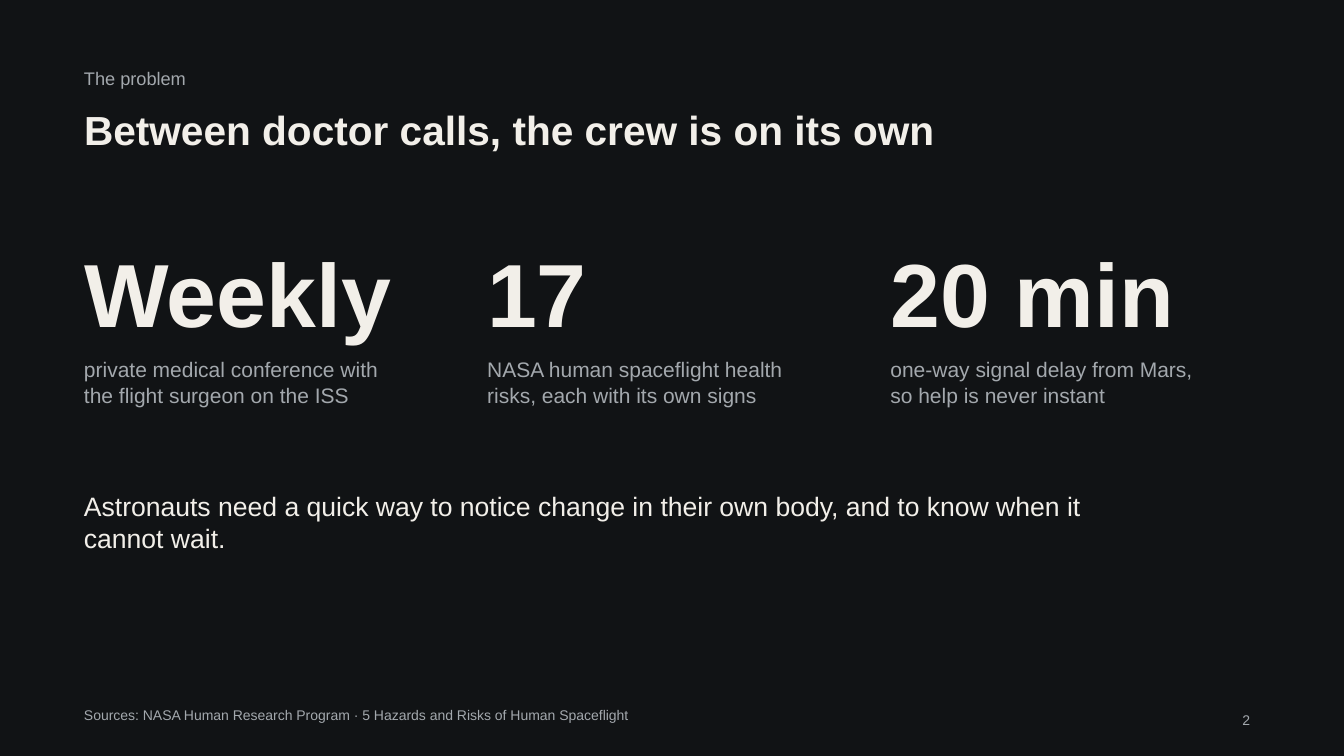
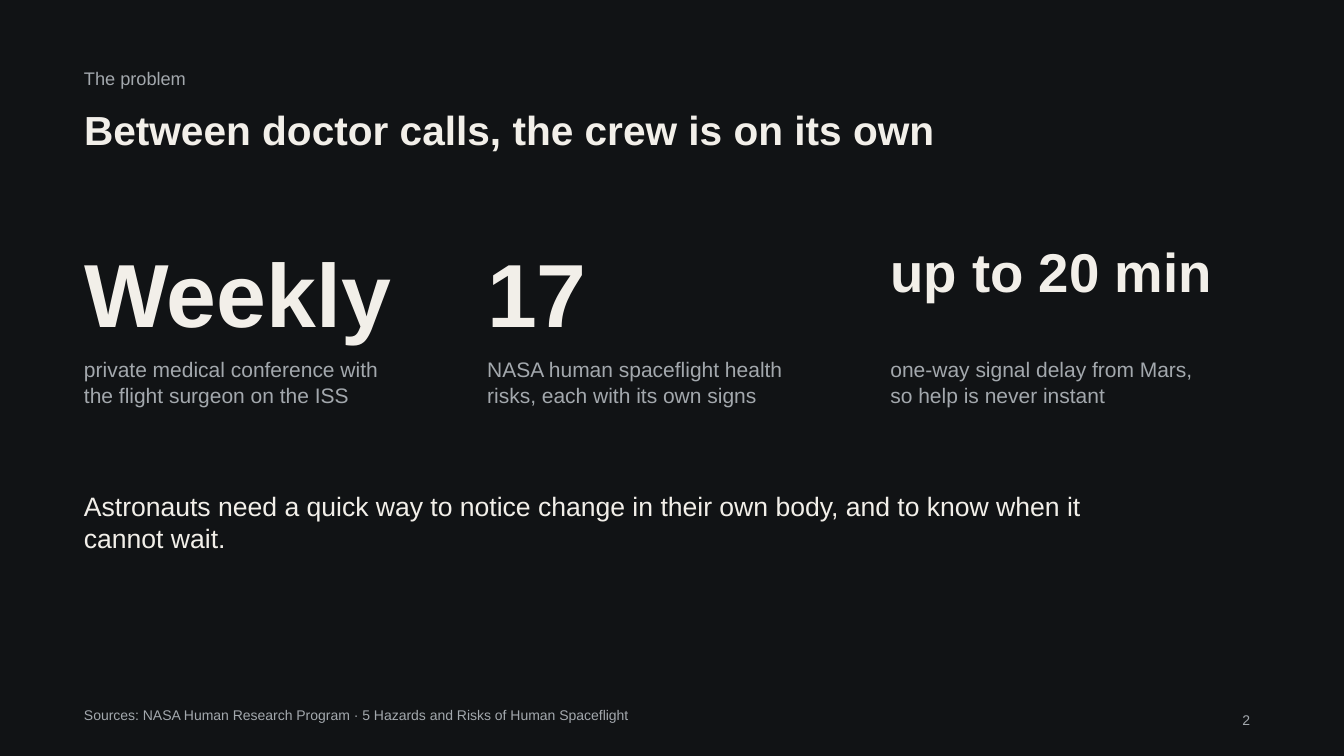
Before and after one commit to S-W-Leong/microG-sentinel, a slide deck: slide 2 of docs/slides/MicroG-Sentinel-slides.pptx. Drawn at 1344x756 pixels with LibreOffice and Linux fonts; fonts in the diff are those of the drawing. Boxes give left, top, right and bottom in pixels: in the first picture for what was removed or moved away, otherwise in the second. Text is boxed around its words. In the diff, an @@ line names an element or a change of style, - is before the commit and + after.

```diff
--- a/docs/slides/MicroG-Sentinel-slides.pptx
+++ b/docs/slides/MicroG-Sentinel-slides.pptx
@@ text at [890,252,1212,302]: text changed; size 64 to 39 pt @@
-20 min
+up to 20 min
```
Also in this commit, not shown: 2 other slides changed, 6 other files.
